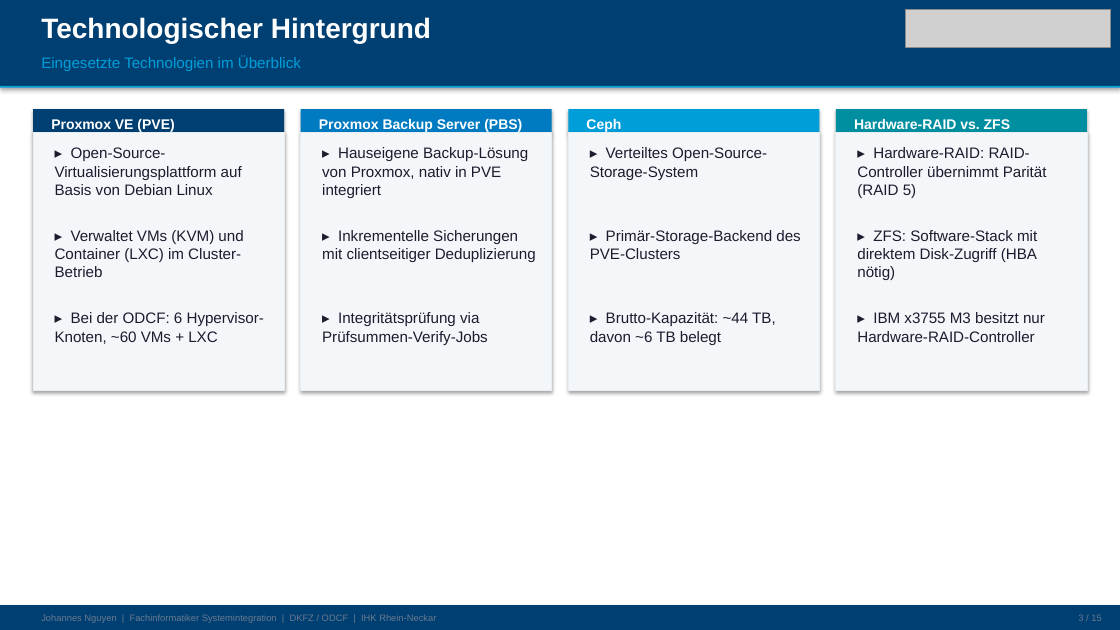
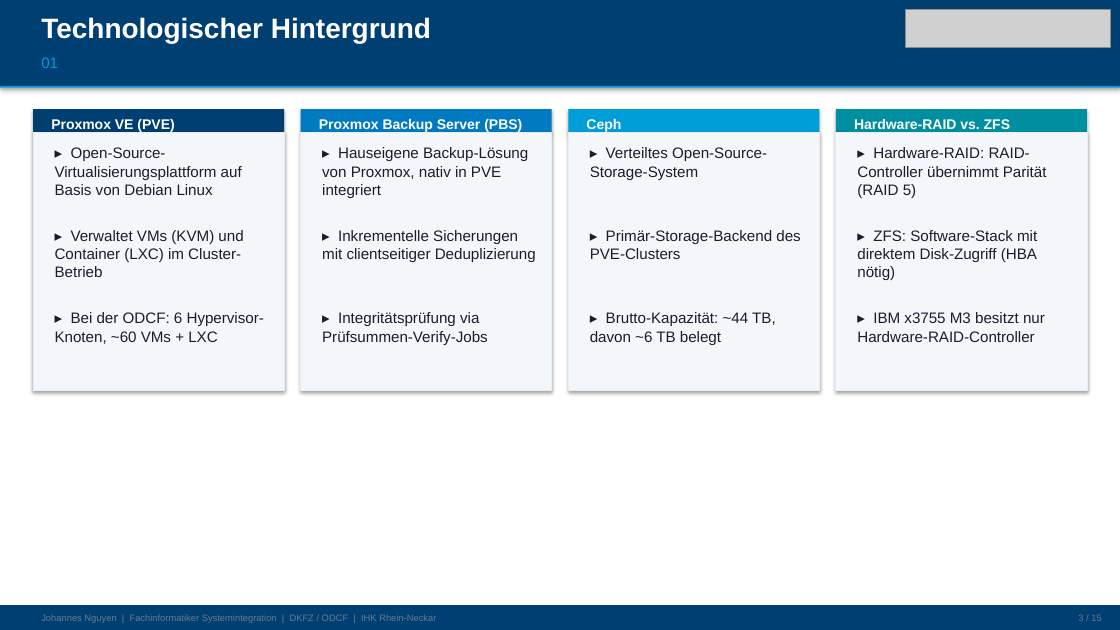
Before and after one commit to j551n-ncloud/doku, a slide deck: slide 3 of Praesentaion_Nguyen_Johannes.pptx. Drawn at 1120x630 pixels with LibreOffice and Linux fonts; fonts in the diff are those of the drawing; grey boxes stand for pictures. Boxes give left, top, right and bottom in pixels: in the first picture for what was removed or moved away, otherwise in the second. Text is boxed around its words. In the diff, an @@ line names an element or a change of style, - is before the commit and + after.

```diff
--- a/Praesentaion_Nguyen_Johannes.pptx
+++ b/Praesentaion_Nguyen_Johannes.pptx
@@ text at [41,57,58,68]: text changed @@
-Eingesetzte Technologien im Überblick
+01
```
Also in this commit, not shown: 13 other slides changed.
